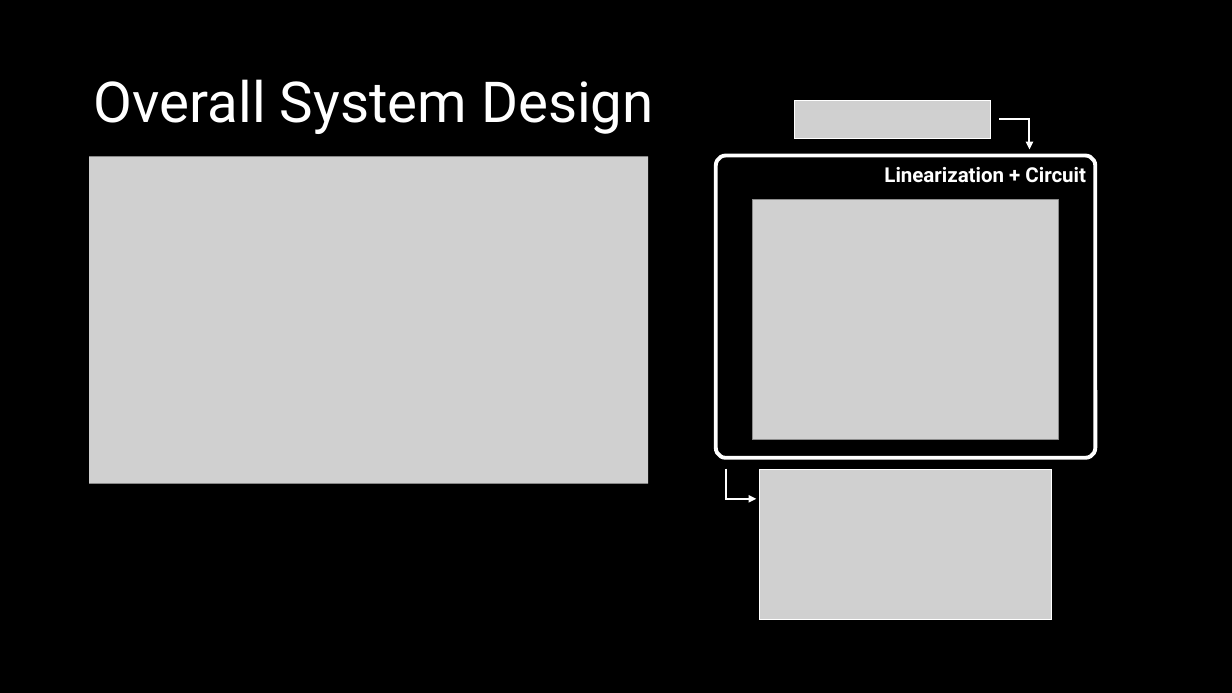
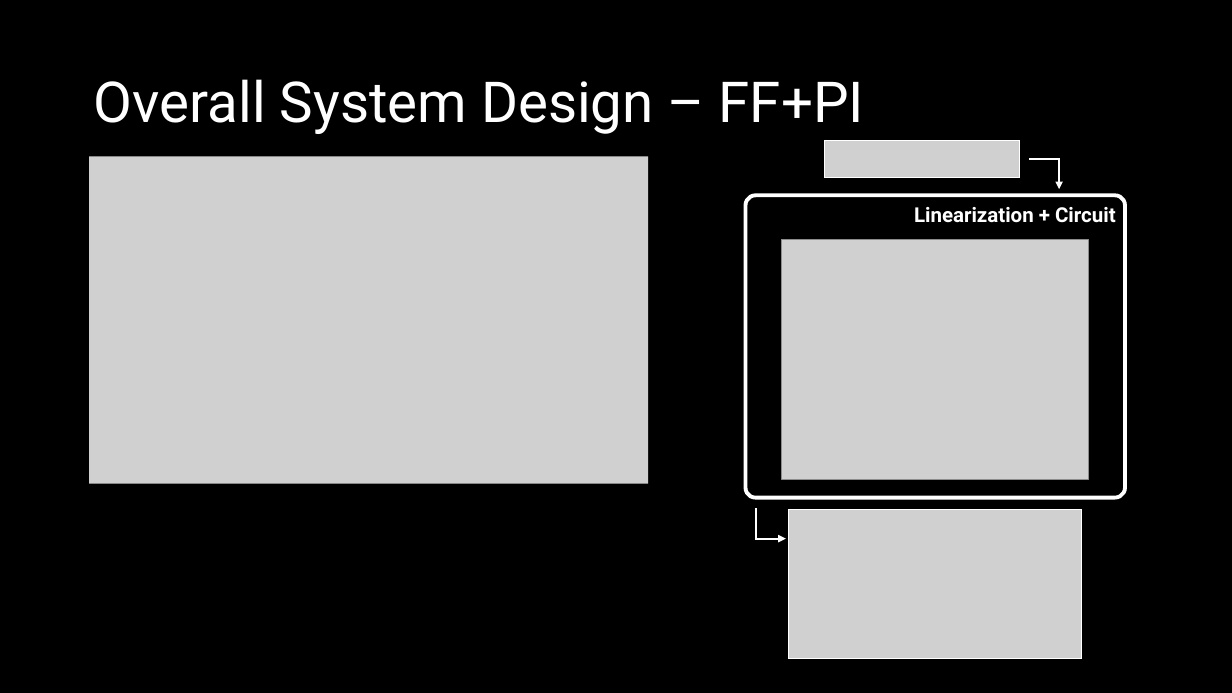
Before and after one commit to ut-ras/rm_electrical-supercap_v2, a slide deck: slide 8 of UT Robomasters – Supercap Power Stage Modeling.pptx. Drawn at 1232x693 pixels with LibreOffice and Linux fonts; fonts in the diff are those of the drawing; grey boxes stand for pictures. Boxes give left, top, right and bottom in pixels: in the first picture for what was removed or moved away, otherwise in the second. Text is boxed around its words. In the diff, an @@ line names an element or a change of style, - is before the commit and + after.

```diff
--- a/UT Robomasters – Supercap Power Stage Modeling.pptx
+++ b/UT Robomasters – Supercap Power Stage Modeling.pptx
@@ title at (x1=94, y1=79, x2=864, y2=134): text changed @@
-Overall System Design
+Overall System Design – FF+PI
@@ picture removed at (x1=795, y1=101, x2=991, y2=138) @@
@@ picture added at (x1=824, y1=140, x2=1020, y2=177) @@
@@ 2 pictures, 2 elbow arrows, 1 text, 1 rounded rectangle moved together from (x1=716, y1=119, x2=1096, y2=619) to (x1=746, y1=159, x2=1126, y2=659) @@
```
Also in this commit, not shown: 1 other slide changed, 4 slides added, 3 other files.
